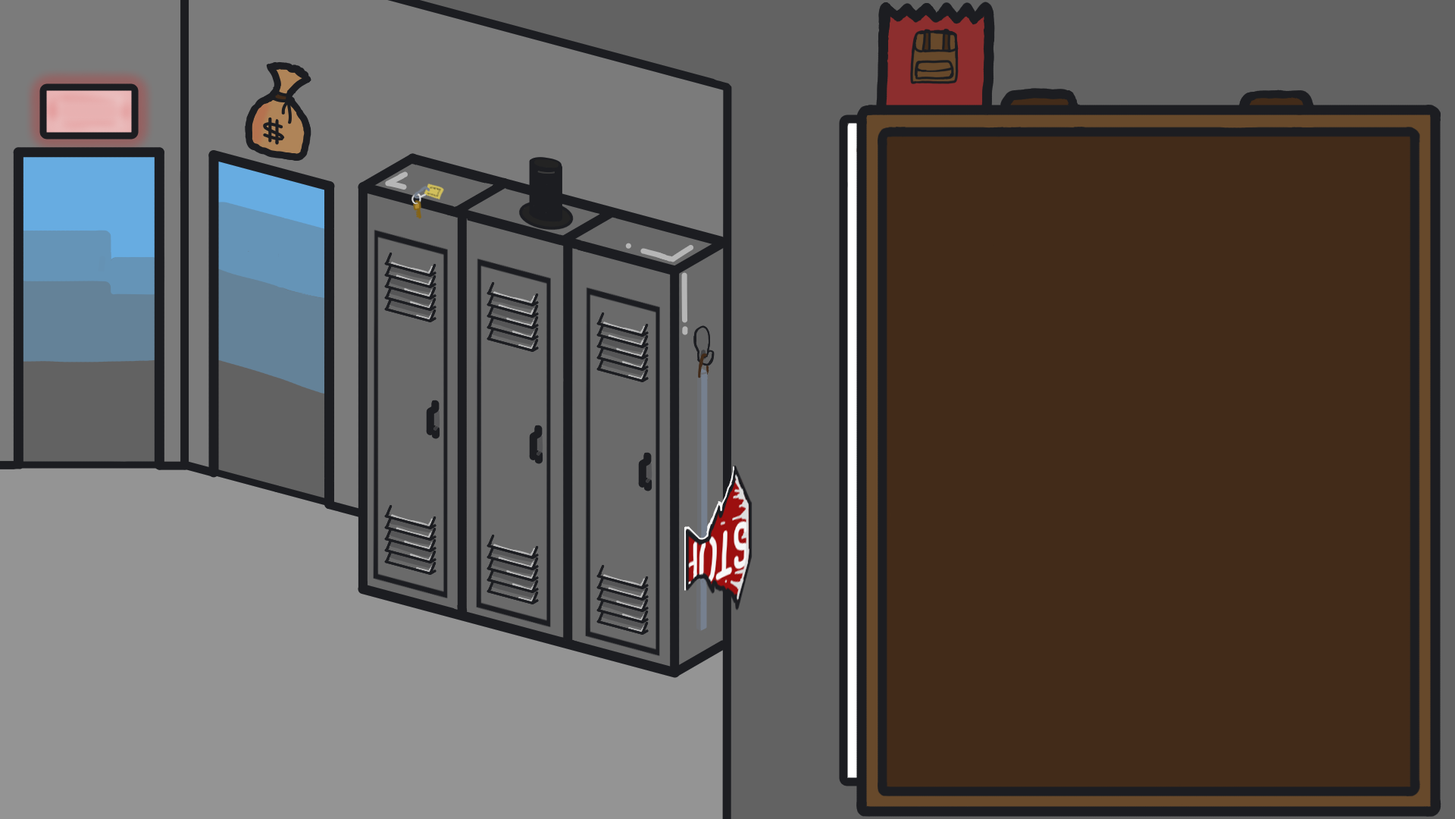
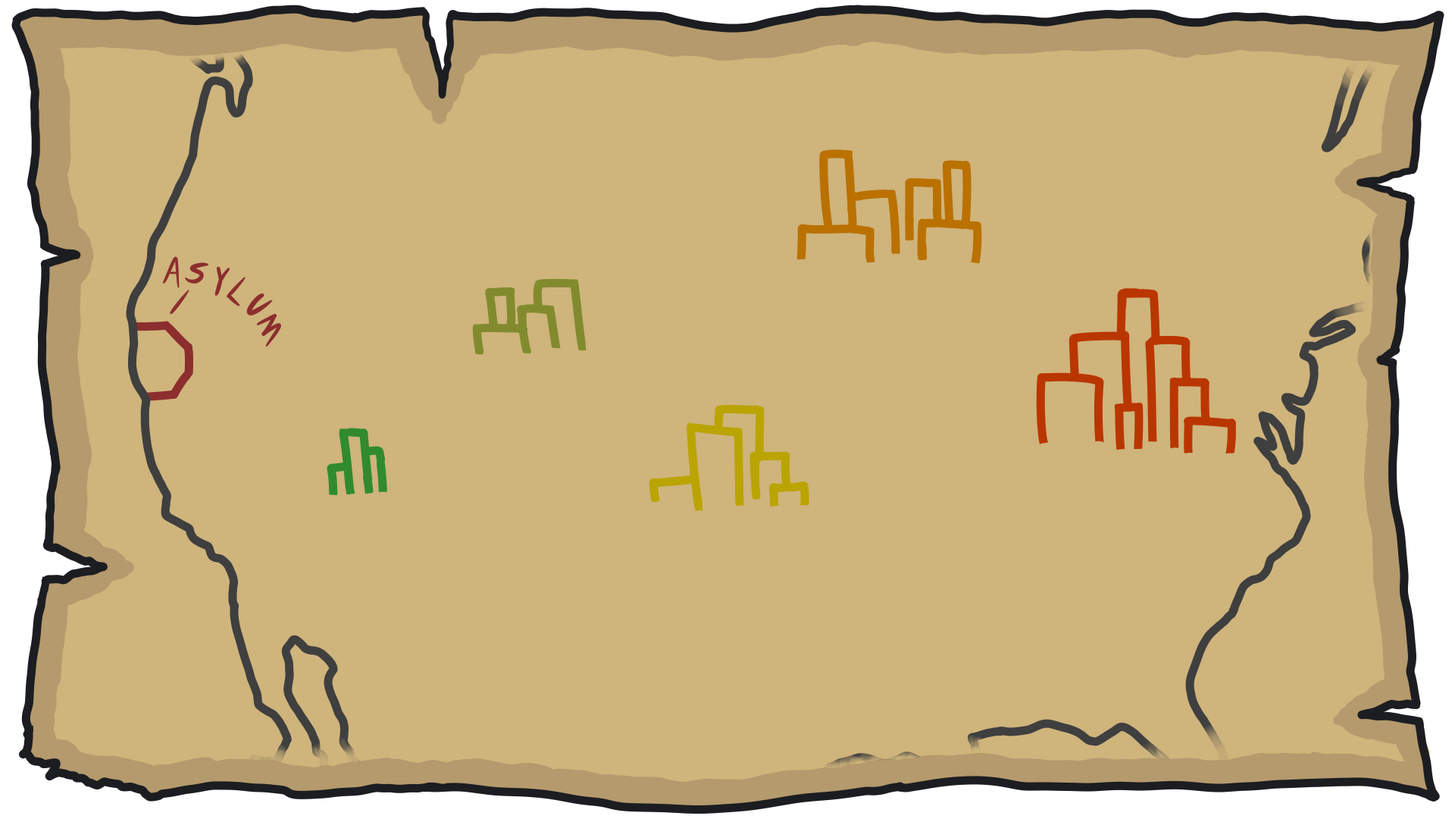
Layered file, before and after one edit (1455x819). Changes by layer:
hid group "BackpackGroup" (7 layers) over [left=0, top=0, right=1455, bottom=819]
painted on "BackpackLines" (2nd of 3, in "BackpackGroup") over [left=0, top=0, right=1455, bottom=819]
painted on "BackpackLines" (3rd of 3, in "BackpackGroup") over [left=0, top=0, right=1455, bottom=819]
painted on "Paint Layer 5" over [left=824, top=97, right=1455, bottom=819]
painted on "BackpackBackground" over [left=679, top=0, right=1455, bottom=819]
added group "ZoneSelectMap" with 5 layers above "North-America-Blank-Map-Color.jpg" over [left=0, top=0, right=1455, bottom=819]
added layer "Paint Layer 8" in group "ZoneSelectMap" over [left=0, top=0, right=1455, bottom=819]
added layer "Paint Layer 11" in group "ZoneSelectMap" over [left=97, top=0, right=1455, bottom=819]
added layer "Paint Layer 12" in group "ZoneSelectMap" over [left=97, top=97, right=1262, bottom=583]
added layer "Paint Layer 9" in group "ZoneSelectMap" over [left=0, top=0, right=1455, bottom=819]
added layer "Paint Layer 10" in group "ZoneSelectMap" over [left=0, top=0, right=1455, bottom=819]
